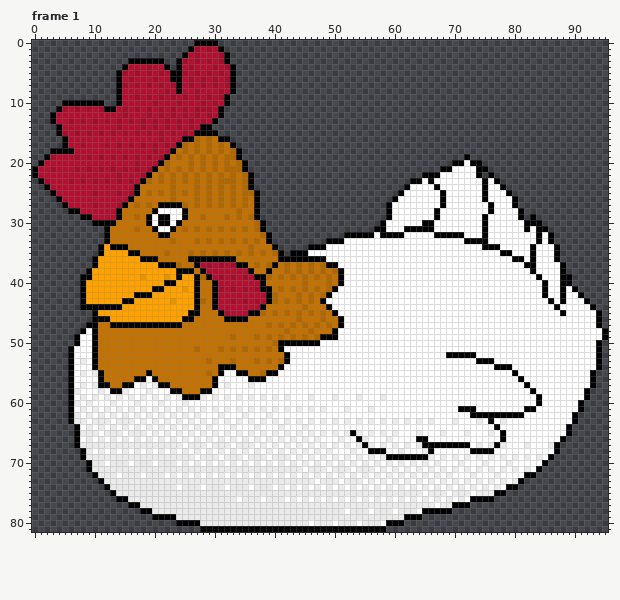
Two states of a pixel-art file, Images/Chicken.aseprite. That is the earlier state.
96x82 pixels, 1 frame. Shown: frame 1. The commit also changed other frames, which this record leaves out.
New version:
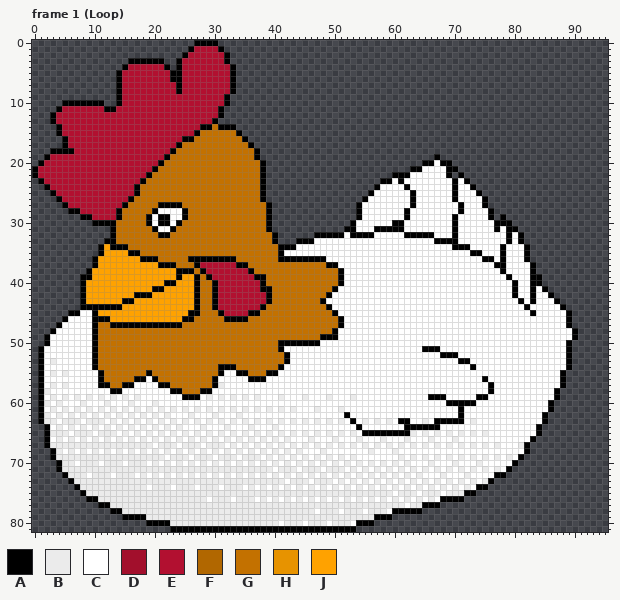
Palette (. is transparent): A #000000  B #ebebeb  C #ffffff  D #a20f2c  E #b21030  F #b16700  G #c37100  H #e79300  J #ffa200
From old to new:
layer "Body" added
layer "Wing" added
layer "Head/Head" added
layer "Head/Beak" added
layer "Head/Caruncle" added
layer "Head/Comb" added
layer "Chicken" removed
Changed rows in their new state; - is an unchanged pixel.
Frame 1 (Loop):
first column x 1:
 1 --------------------------E-E------------------------------------------------------------------
 2 --------------------------E---E----------------------------------------------------------------
 3 ------------------------E-E-E-E----------------------------------------------------------------
 4 ------------------E------E---E-E---------------------------------------------------------------
 5 --------------E-E-E-E---E-E-E-E----------------------------------------------------------------
 6 ---------------E---E-----E-E-E-E---------------------------------------------------------------
 7 --------------E-E-E-E-E--E-E-E-E---------------------------------------------------------------
 8 ---------------------E----E---E----------------------------------------------------------------
 9 ----------------E-E-E-E-E-E-E-E----------------------------------------------------------------
10 -------------------E---E---E-E-----------------------------------------------------------------
11 ----E-E-E-E---E-E-E-E-E-E-EEE------------------------------------------------------------------
12 --------------E---E-E-E-E-E-E------------------------------------------------------------------
13 -----E-E-E-E-E-E-E-E-E-E-E-E-------------------------------------------------------------------
14 -------------E---E-E-E-E-E---GAAA--------------------------------------------------------------
15 ----E-E-E-E-E-E-E-E-E-E-E--GGGGGGA-------------------------------------------------------------
16 --------------------E-----G-G-GGGGA------------------------------------------------------------
17 -------E---E-E-E-E-E-E--G-G-G-G-GGGA-----------------------------------------------------------
18 -------------------E----G-G-G-G-GGGGA----------------------------------------------------------
19 --E---E-E-E-E-E-E-E-E--G-G-G-G-GGGGGA-----------------------------A----.-----------------------
20 ----------------E----G---G-G-G-G-GGGGA--------------------------AACAA.....---------------------
21 --E---E-E-E-E-E-E-E--G-G-G-G-G-GGGGGGA------------------------AACCCC-A.....--------------------
22 -------------E---E--G-G-G-G-G-G-G-GGGA---------------------AAACCCCC-A.A...-.-------------------
23 -E---E-E-E-E-E-E--G-G-G-G-G-G-GGG-GGGA-------------------AACACCC-C---A-A.....------------------
24 ----------------------G---G-G-G-G-GGGA------------------ACCCC-----C--A--A.....-----------------
25 ---------E---E-E--G-G-G-G-G-G-G-G-GGGA-----------------ACCCCC-A----C-A---A.....----------------
26 ----------------------G---G-G-G-G-G-GA----------------ACCCCC--A----C-A-----.....---------------
27 ---------E---E--G-G-----G-G-G-G-G-G-GGA--------------ACCCCC---A----C--A---A.....---------------
28 ---------------------------------G--GGA--------------ACCCCC--A----C---A-----.....--------------
29 ----------------G----------G---G-G-GGGA--------------ACCCCC--A----C--A----CA.A...-.------------
30 ------------------------------------GGA-------------ACCCCC-AA---CC---A----C-AAA.....-----------
31 -----------.A---G-------G-G-G-G-G-G-GGA------------AACCC--AAACCCCC---A----C-A-AA.....----------
32 -----------.A------------------------GGA------AAAAAC-----CCCCAAAAACCC-C---C---A-A.....---------
33 ------------A---------G---G-G-G-G-G-G-GA---AAACCCCC---------------AAAA-CCCC---A-A.....---------
34 -----------------------------------G---GAAACCCCC---------------------AAA--CCCA---A.....--------
35 ---------------------G---G-G-G-G-G-G-G-G-CCCC---------------------------AA----C--A.....--------
36 --------------------------------------------------------------------------AA-A-CCA.....--------
37 -----------------------G----E-E-E---G-GG-G-G-G-G----------------------------AA---C-.....-------
38 --------------------------------------G--G-G-G-G-G---------------------------A-----.....-------
39 -----------------J---J-----G--E-E-E---G-G-G-G-G-G-----------------------------A---A-.....------
40 --------------------------------------------G---G------------------------------A--AA.....------
41 ------------------------J-----E-E-E-E---G-G-G-G-G------------------------------A--A--.....-----
42 ---------------------------------------G---G-G-G-------------------------------A--A-CA.....----
43 ----------------------J----G----E-E-E--G-G-G-G----------------------------------A-A--CA.....---
44 --------------------------------------------G------------------------------------A----CA.....--
45 -----AACC----------------------E-----G-G-G-G-G-G----------------------------------A----CA.....-
46 ----ACCCC----------------------------------G---G----------------------------------------A.....-
47 ---ACCCCC-----------------------------G-G-G-G-G-G---------------------------------------A.....-
48 --ACCCCC---------------------------------G---G-------------------------------------------A.....
49 -ACCCCC-------------------------G---G-G-G-G-G-G------------------------------------------A.....
50 -ACCCCC--------------------------------G------------------------------------------------A.....-
51 ACCCCC--------------------G---G-G-G-G-G-------------------------AAA---------------------A.....-
52 ACCCCC-------------------------------------------------------------A--CCC---------------A.....-
53 ACBCCC-C--------------------G---G---G-G-G-----------------------------AA-CCC------------A.....-
54 ACCCCC------------------------------------------------------------------A---CCC---------A.....-
55 ACBCBC-C-C------------------G--------G-----------------------------------------C-------A.....--
56 ACCCCC--------------------------------------------------------------------A-----C------A.....--
57 ACBCBC-C-C-------C-C----------BC---C---------------------------------------A-----C-----A.....--
58 ABCCCCC---C---C---C--------------------------------------------------------A------C---A.....---
59 ACBCBCBCBCBCBCBCBC-C-C-C---CBCBCBCBCBC-CBC--BC--BC--BC---C-------AAA-----AA--------C--A.....---
60 ABCBCCCBC--BC--BC--BC---C-------------------------------------------AAAAA----------C-A.....----
61 ACBCBCBCBCBCBCBCBCBCBCBCBCBCBCBCBCBCBCBCBCBC-CBC--BC---C---------------CC--------CC--A.....----
62 ABCBCBCBCBCBCBCBCBCBCBC-CBC--BC--BC---C------------A------------------A-CCCCCCCCC---A.....-----
63 ABBCBB-CB--CBC-CBCBCBCBCBCBCBCBCBCBCBCBCBCBCBCBCBCBCACBCBCBCAA-CBCAAAAA-BC-C-C------A.....-----
64 -ACBCBCBCBCBCBCBCBCBCBCBC-CBC--BC--BC--BC---C--------A-------AAAAAA---------C------A.....------
65 -ABBBCB--CB--CBC-CBCBCBCBCBCBCBCBCBCBCBCBCBCBCBCBCBCBCAAAAAAAABCB-BCB-BCB-BC-C-----A.....------
66 -ACBCBCBCBCBCBCBCBCBCBCBCBCBCBCBCBCBCBCBCBC-CBC--BC--BC--BC--B-CCB---B-------C----A.....-------
67 -ABBBBB------------C---CB--CB--CBC-CBCBCBCBCBCBCBCBCBCBCBCBCBCBCBCBCBCBCBCBCBC--BA.....--------
68 --ABCBCBCBCBCBCBCBCBCBCBCBCBCBCBCBCBCBCBCBCBC-CBC---C--BCC-BC---CC------CCCC-----A.....--------
69 --ABBBBB-------------C---CB--CB--CB--CBC-CBCBCBCBCBCBC-C-CCCBCBCBCBCBCBCBCBCBCBCA.....---------
70 ---ABBCBB-CB--CB--CBC-CBCBCBCBCBCBCBCBCBCBCBCBCBCBCBCBCBCBCBCBC-CBC--BC--BC---CA.....----------
71 ---ABBBBB------------------------------C---CB--CB--CBC-CBCBCBCBCBCBCBCBCBCBCBCA.....-----------
72 ----ABBBCB--CB--CBC-CBCBCBCBCBCBCBCBCBCBCBCBCBCBCBCBCBCBCBCBCBCBC-CBC--BC---AA.....------------
73 -----ABBBBB------------------------------C---CB--CBC-CBCBCBCBCBCBCBCBCBCBCBA.....--------------
74 ------ABBBBB------C---CB--CB--CB--CBC-CBCBCBCBCBCBCBCBCBCBCBCBCBCBCBCBCBCAA.....---------------
75 -------ABBBBB----------------------------------------------C---CB--CB--AA.....-----------------
76 --------AABBBBB-------------C---CB--CBC-CBCBCBCBCBCBCBCBCBCBCBCBCBCAAAA.....-------------------
77 ----------AABBBBB--------------------------------------------C--AAA.....-----------------------
78 ------------AABBBBB---------------------------C---CB--CB--CAAAAA.....--------------------------
79 --------------AAAABBBBB---------------------------------AAA.....-------------------------------
80 ------------------AAAABBBBB-------------C---CB--CB--CAAA.....----------------------------------
81 ----------------------AAAAA--------------------------.....-------------------------------------
Boxes around the changes in both pictures, in picture pixels (x1, y1, x2, y2):
changed: (38, 46, 608, 532)
